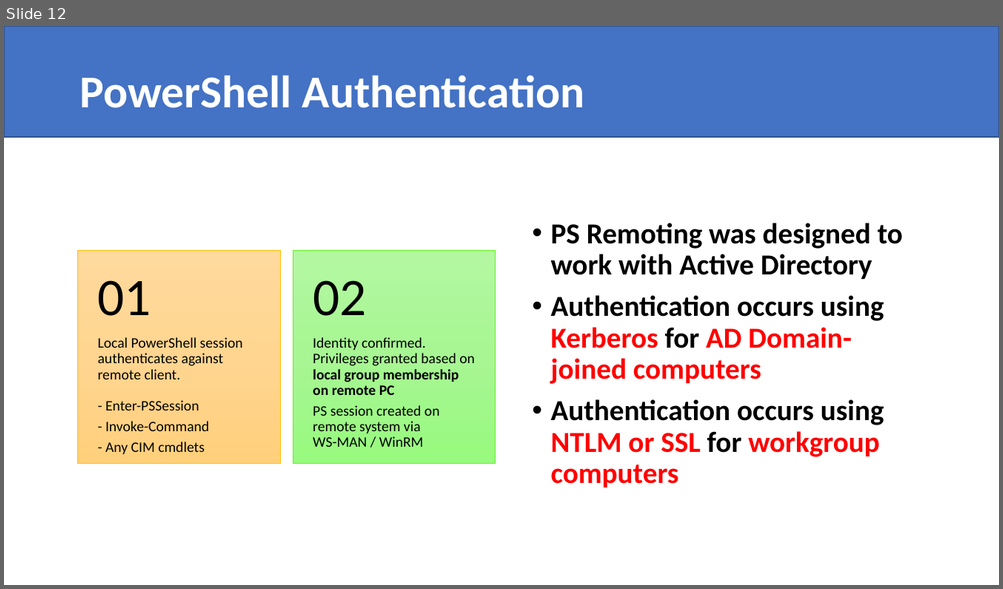
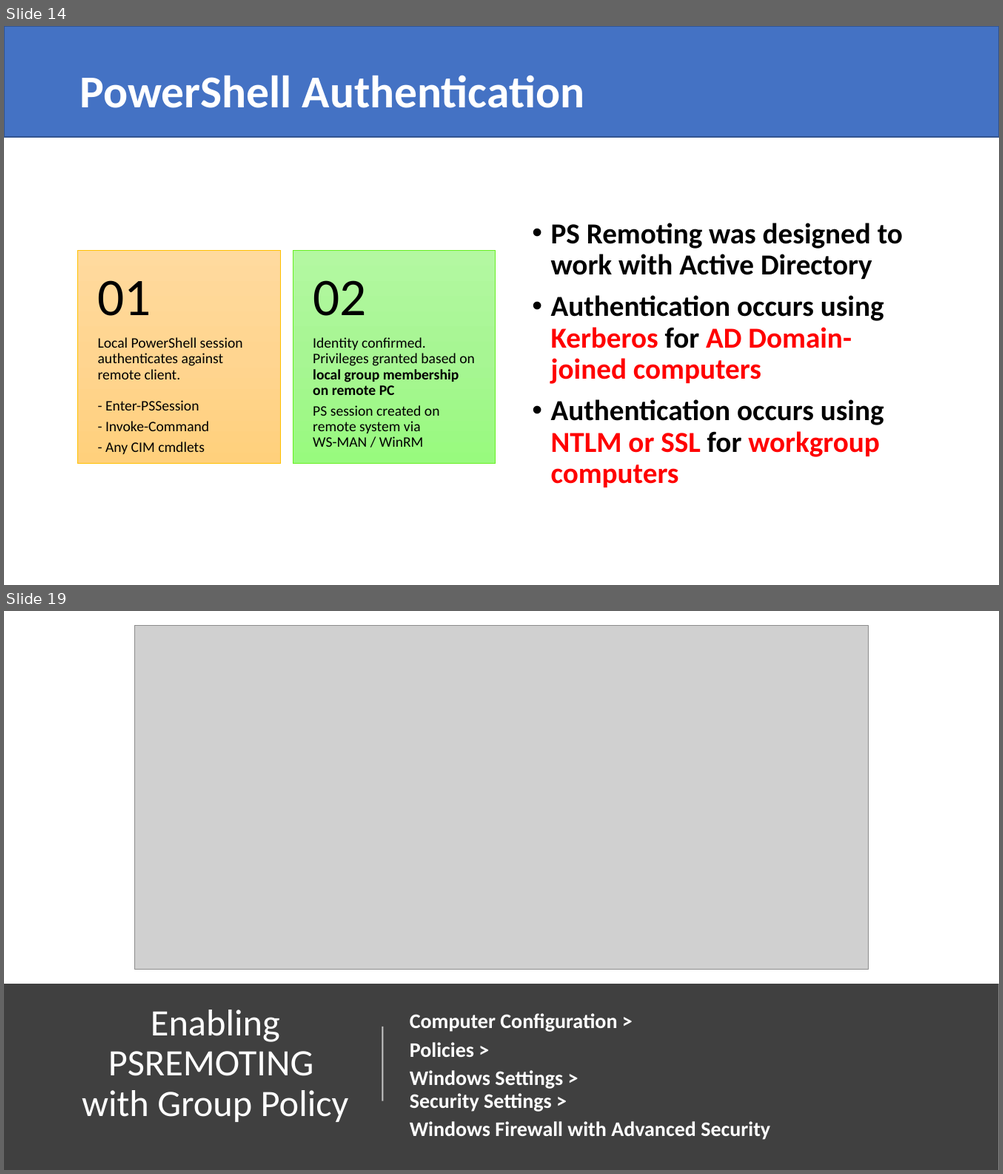
Before and after one commit to compwiz32/Presentations, a slide deck: 2019-11 RTPSUG/Configuring PSRemoting security and logging.pptx. Shown one above the other, each under a label of ours: slide 12 before the commit, slides 14 and 19 after it; the slides between them are not shown. The pictures are 1003x589 and 1003x1174 pixels, drawn with LibreOffice and Linux fonts; fonts in the diff are those of the drawing; grey boxes stand for pictures. Boxes give left, top, right and bottom in pixels: in the first picture for what was removed or moved away, otherwise in the second. Text is boxed around its words. In the diff, an @@ line names an element or a change of style, - is before the commit and + after.

```diff
--- a/2019-11 RTPSUG/Configuring PSRemoting security and logging.pptx
+++ b/2019-11 RTPSUG/Configuring PSRemoting security and logging.pptx
@@ slide 19 added at [4,611,999,1170], background #FFFFFF @@
@@ picture added at [134,625,868,969] @@
@@ rectangle added at [4,984,999,1170], fill #404040 @@
@@ ellipse added at [14,977,417,1150], 36 pt, text #FFFFFF @@
+Enabling PSREMOTING
+with Group Policy
@@ line added from (382, 1102) to (382, 1028), #FFFFFF 1.5 pt @@
@@ text added at [410,1014,770,1140], 20 pt, text #FFFFFF, bold @@
+Computer Configuration >
+Policies >
+Windows Settings >
+Security Settings >
+Windows Firewall with Advanced Security
@@ what was slide 12 is now slide 14 @@
```
Also in this commit, not shown: 6 slides changed, 28 other slides added, 1 slide removed, 1 other file.
